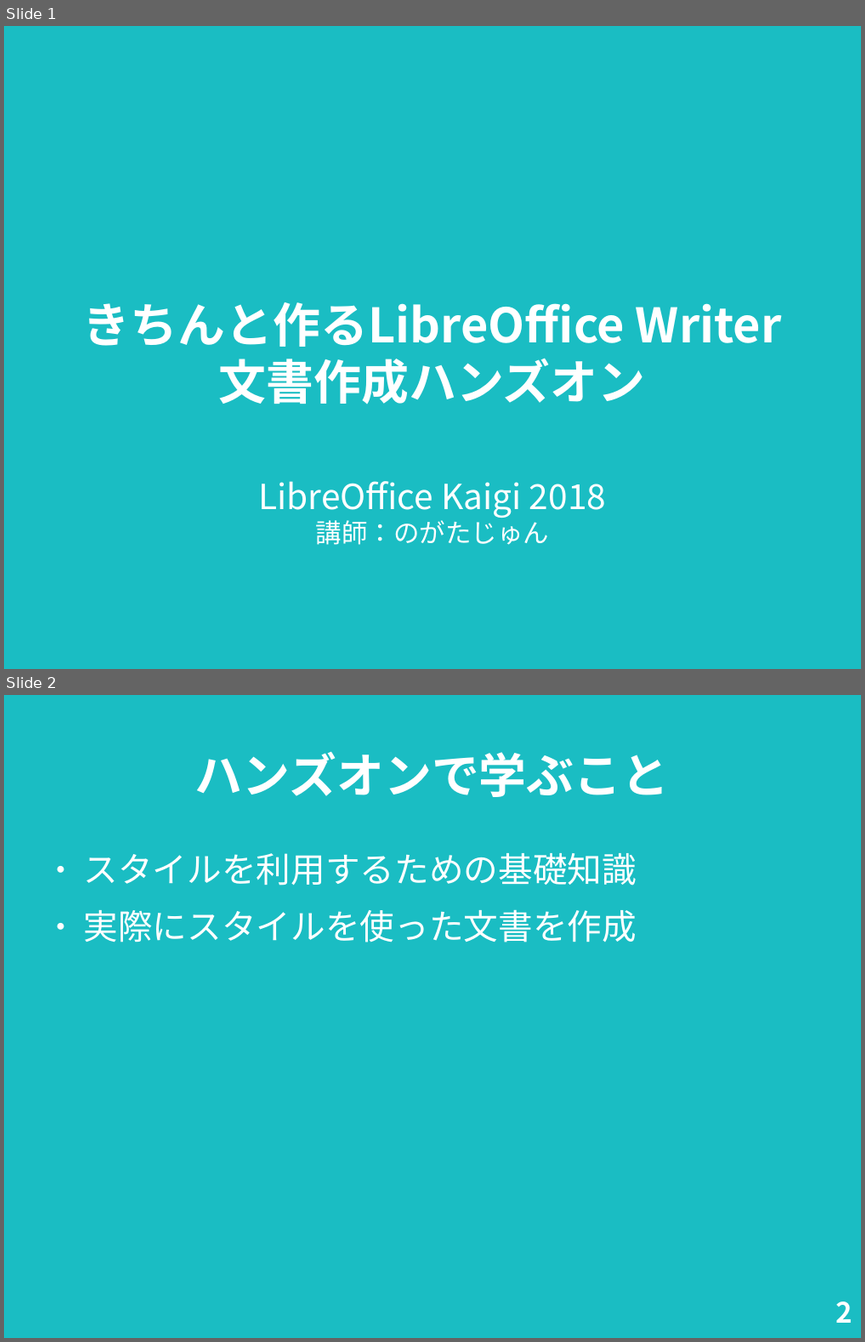
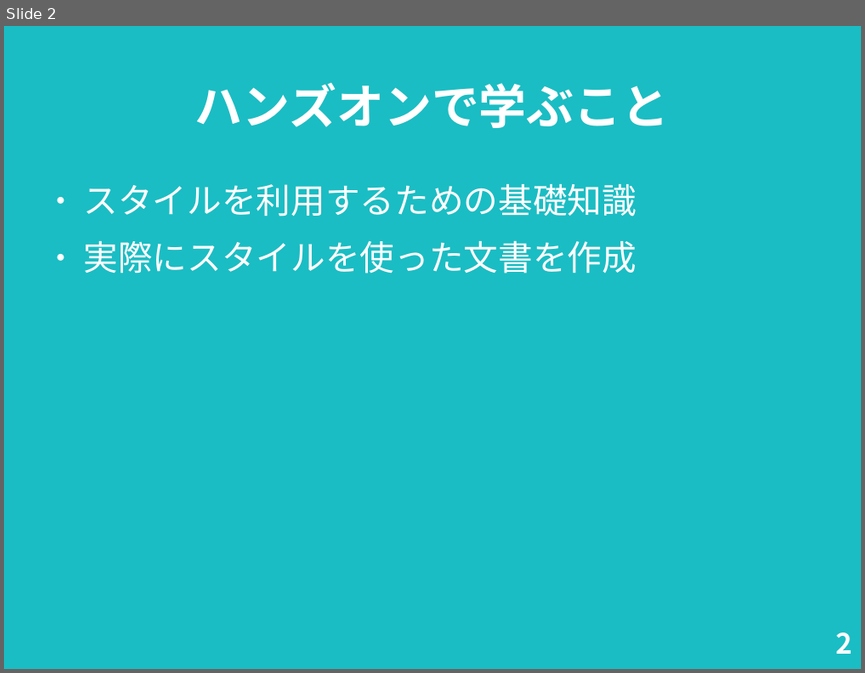
Before and after one commit to nogajun/libreofficekaigi2018-handson, a slide deck: docs/20180512-writer_handson_slide.odp. Shown one above the other, each under a label of ours: slides 1 and 2 before the commit, slide 2 after it. The pictures are 865x1342 and 865x673 pixels, drawn with LibreOffice and Linux fonts; fonts in the diff are those of the drawing. Boxes give left, top, right and bottom in pixels: in the first picture for what was removed or moved away, otherwise in the second. Text is boxed around its words. In the diff, an @@ line names an element or a change of style, - is before the commit and + after.

```diff
--- a/docs/20180512-writer_handson_slide.odp
+++ b/docs/20180512-writer_handson_slide.odp
@@ slide 1 removed at bbox=[4, 26, 861, 669], background #1ABDC3 @@
@@ title removed at bbox=[83, 302, 782, 404] @@
-きちんと作るLibreOffice Writer
-文書作成ハンズオン
@@ subtitle removed at bbox=[258, 481, 606, 544] @@
-LibreOffice Kaigi 2018
-講師：のがたじゅん
```
Also in this commit, not shown: 9 slides changed, 4 slides added, 1 other file.
